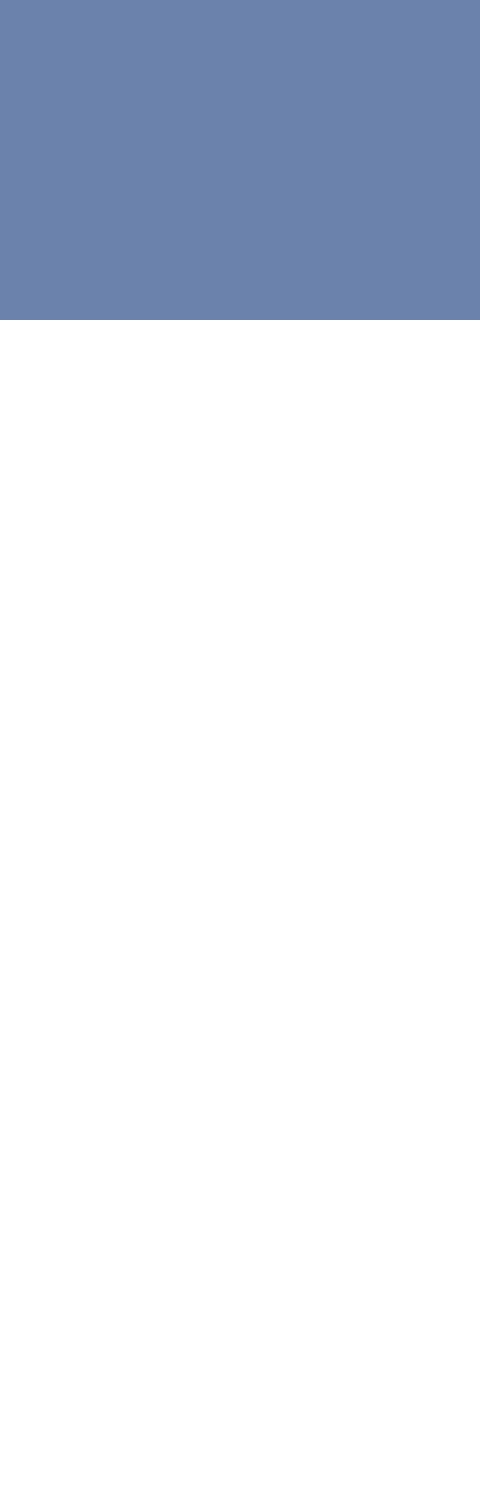
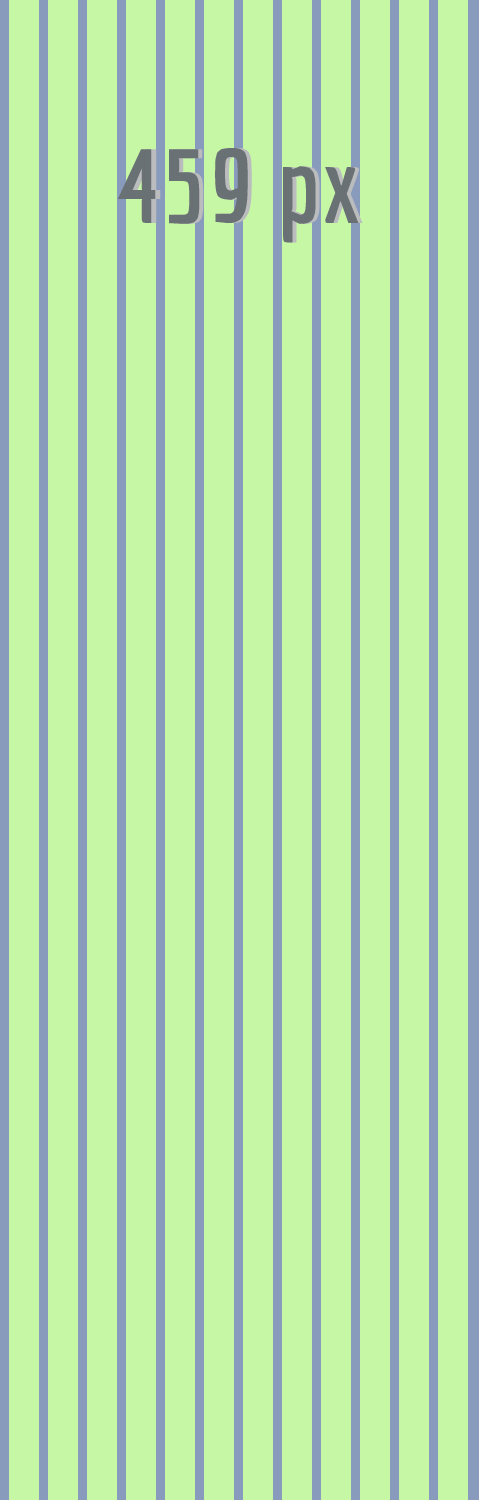
The second 480 × 1500 image is a revision of the first. Changes to its layers:
added group "guides" with 5 layers above "Layer 0" over [0, 0, 479, 1500]
added group "text - 459px" with 2 layers in group "guides" over [118, 148, 363, 243]
added layer "459 px" (1st of 2, in "guides" › "text - 459px") in group "text - 459px" over [118, 148, 359, 243]
added layer "459 px" (2nd of 2, in "guides" › "text - 459px") in group "text - 459px" over [123, 148, 363, 243]
added layer "Layer 4" in group "guides" over [9, 0, 468, 1500]
moved "Layer 1" into group "guides", painted on it over [0, 0, 480, 1500]
